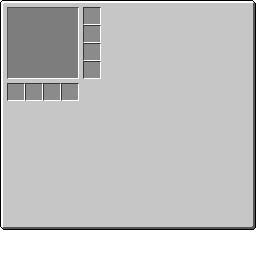
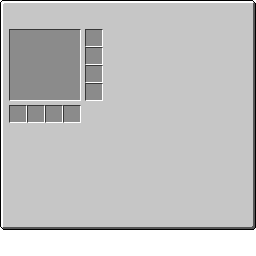
Two versions of the same layered image (256×256). Layer-by-layer changes:
removed layer "Pasted Layer #3" over <box>7,83,79,101</box>
removed layer "Pasted Layer #4" over <box>7,7,101,92</box>
"Layer": opacity 51% → 100%, moved it above "Pasted Layer", painted on it over <box>7,7,103,123</box>
painted on "Pasted Layer" over <box>7,7,79,90</box>
